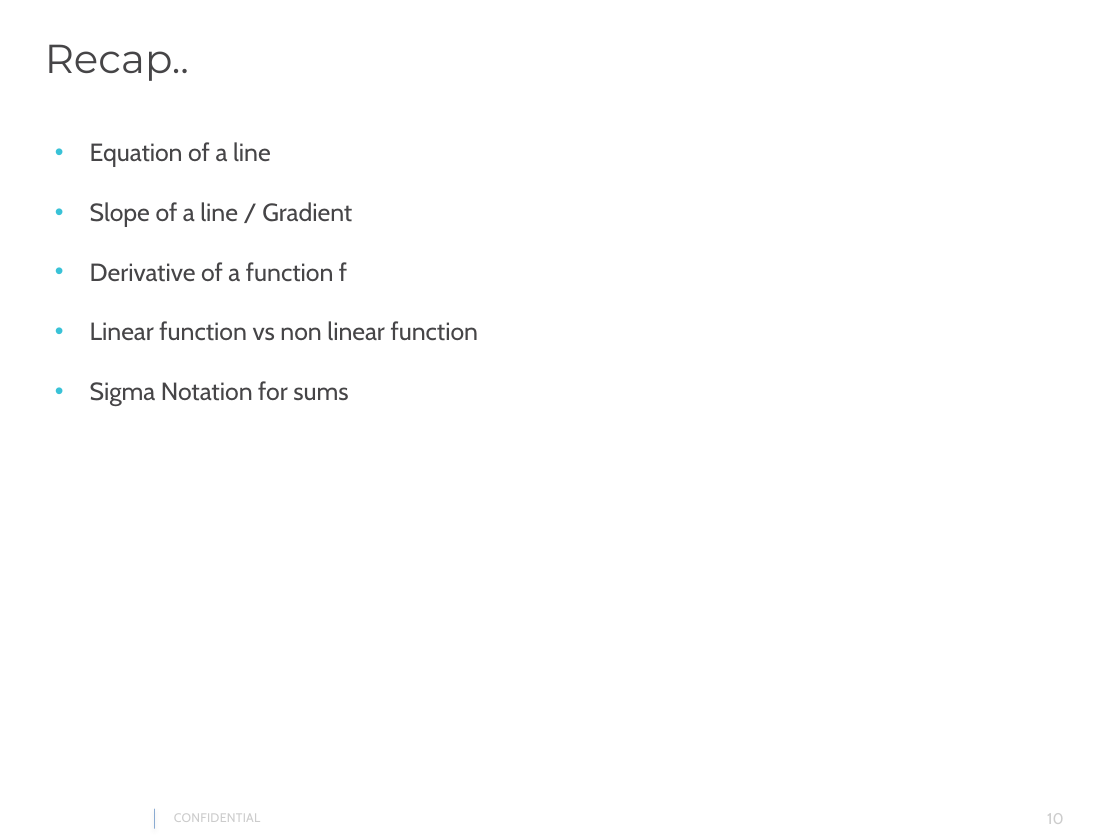
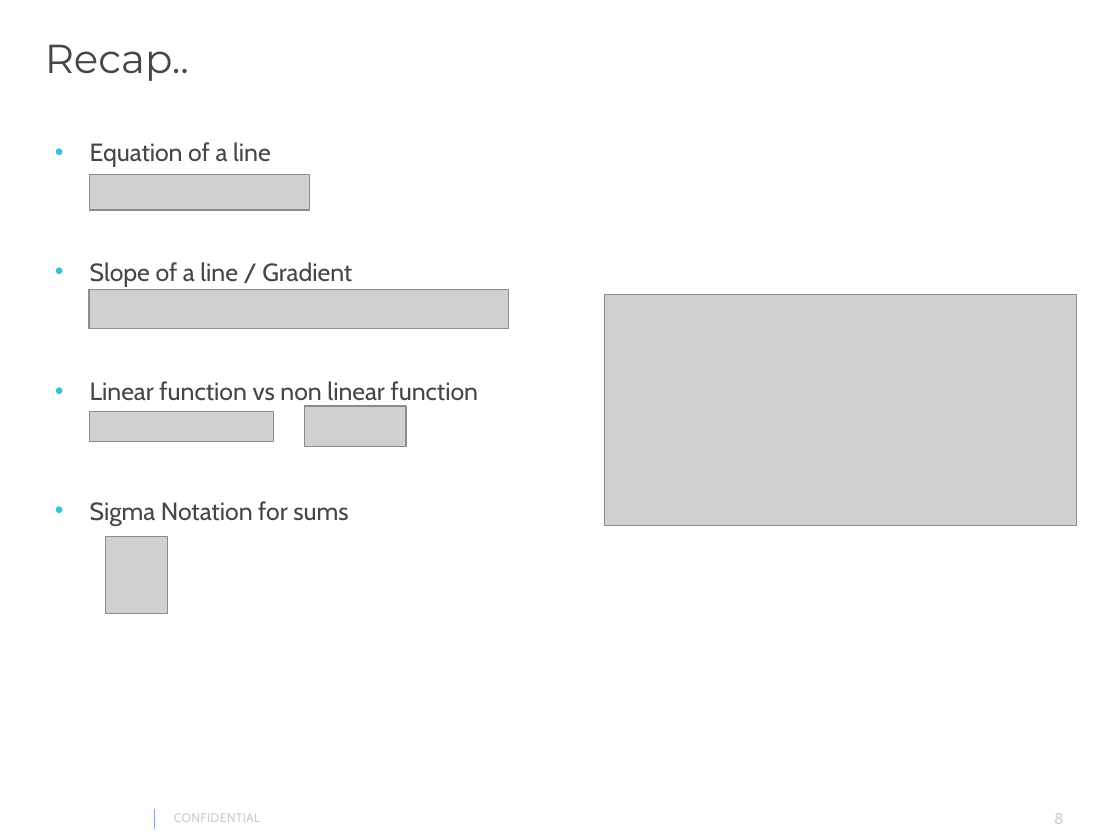
Before and after one commit to gautam0707/TechTalk1_Epam, a slide deck: slide 8 of TechTalk1.pptx (slide 10 before the commit). Drawn at 1120x840 pixels with LibreOffice and Linux fonts; fonts in the diff are those of the drawing; grey boxes stand for pictures; background and template pictures are left out. Boxes give left, top, right and bottom in pixels: in the first picture for what was removed or moved away, otherwise in the second. Text is boxed around its words. In the diff, an @@ line names an element or a change of style, - is before the commit and + after.

```diff
--- a/TechTalk1.pptx
+++ b/TechTalk1.pptx
@@ picture added at (90,175,310,211) @@
@@ text at (90,262,347,282): paragraph removed @@
-• Derivative of a function f
@@ picture added at (88,289,508,328) @@
@@ picture added at (604,295,1076,525) @@
@@ picture added at (90,412,274,442) @@
@@ picture added at (305,405,407,446) @@
@@ picture added at (106,536,168,614) @@
@@ page number at (1054,813,1063,824): text changed @@
-10
+8
```
Also in this commit, not shown: 5 other slides changed, 1 slide added, 3 other files.
